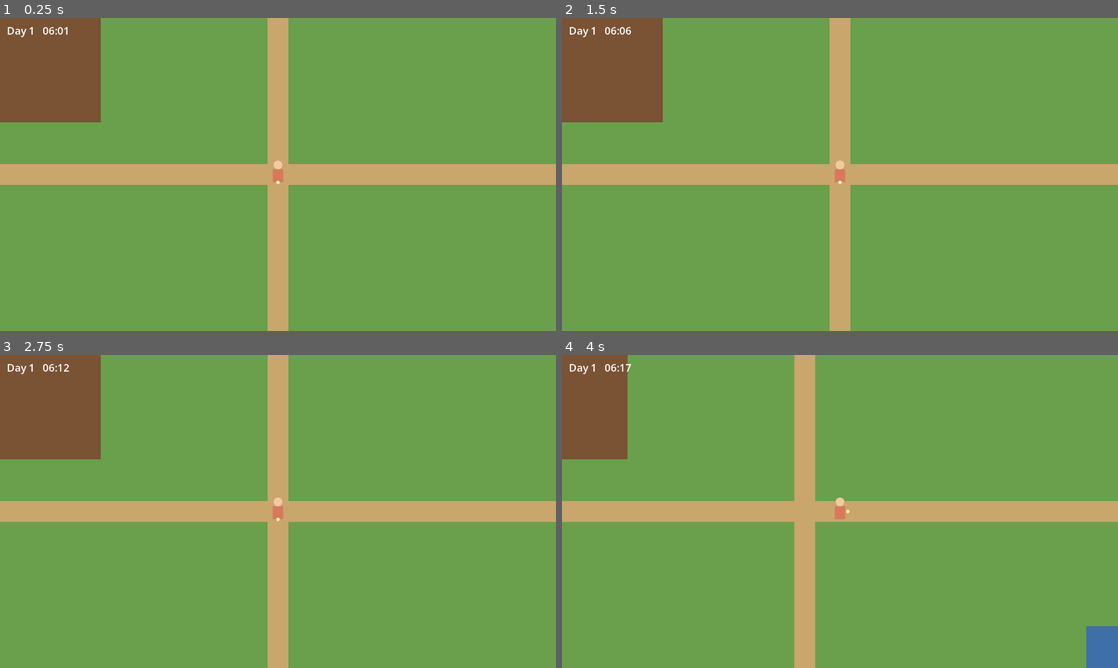
Above: before the commit, frames 1-4 (two rows, left to right).
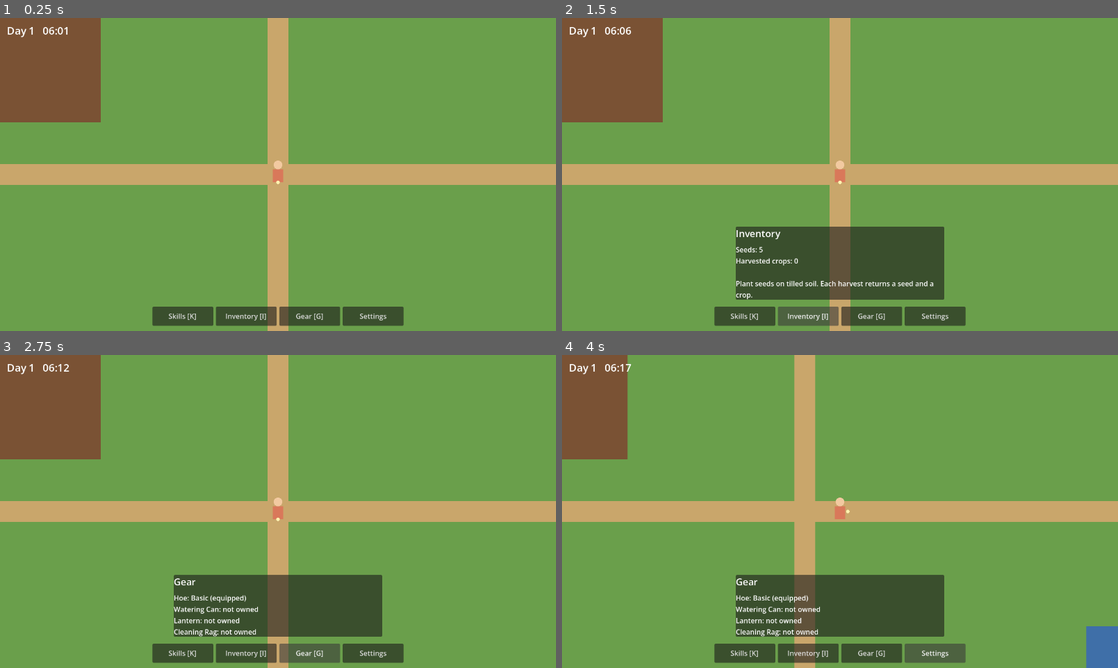
Above: after the commit, the same moments.

Repository: joshj1108/CrowCreekHollow
Game: Godot game, scene res://scenes/main.tscn
Two runs of this game, one before a commit and one after it. Both use one fixed random seed, a clock stepped at 60 frames per second and the inputs below.
Inputs (mouse positions are in pixels of both pictures, inside the frame that each line leads up to):
- Up to frame 1 (0.25 s): no input
- Up to frame 2 (1.5 s): click (745, 315) at 0.5 s, where only the run after the commit has a clickable "Skills [K]"; click (806, 315) at 1.25 s, where only the run after the commit has a clickable "Inventory [I]"
- Up to frame 3 (2.75 s): click (311, 652) at 2 s, where only the run after the commit has a clickable "Gear [G]"
- Up to frame 4 (4 s): click (934, 652) at 2.75 s, where only the run after the commit has a clickable "Settings"; tap Enter at 3.5 s; hold D (move_right) from 3.53 s (still down); tap Space (use) at 3.6 s; tap G (gear, bound only after the commit) at 3.8 s

The runs differ from the first frame. In frame 1, 2.7% of the frame differs, in the area x 27-73%, y 92-99%; in frame 2, 11%, in the area x 27-73%, y 66-99%; in frame 3, 10%; in frame 4, 10%.

Commit message:
Add RuneScape-style action bar with skills, inventory, gear, settings
- ActionBar CanvasLayer: tab buttons along the bottom, panel opens above
- Skills panel shows Farming level and XP progress, plus locked future skills
- Inventory tracks seeds and harvested crops; planting consumes a seed
- Gear and Settings panels (placeholder content for now)
- Keys: K skills, I inventory, G gear, Esc closes; farming pauses while open
- Update DESIGN.md with controls and milestone progress

Co-Authored-By: Claude Haiku 5.5 <noreply@anthropic.com>
Claude-Session: https://claude.ai/code/session_016EvHBYyFANDWxunM27u84C

Diff:
--- /dev/null
+++ b/scripts/action_bar.gd
@@ -0,0 +1,86 @@
+class_name ActionBar
+extends CanvasLayer
+
+## Classic RuneScape-style action bar: a row of tab buttons along the bottom
+## and a panel that opens above it. main.gd decides what each panel shows.
+
+signal tab_pressed(tab_name: String)
+
+const TAB_LABELS := {
+	"Skills": "Skills [K]",
+	"Inventory": "Inventory [I]",
+	"Gear": "Gear [G]",
+	"Settings": "Settings",
+}
+
+var panel: PanelContainer
+var title_label: Label
+var body_label: Label
+var xp_bar: ProgressBar
+
+
+func _ready() -> void:
+	# Full-screen root ignores mouse so clicks outside the bar still reach the game.
+	var root := Control.new()
+	root.set_anchors_preset(Control.PRESET_FULL_RECT)
+	root.mouse_filter = Control.MOUSE_FILTER_IGNORE
+	add_child(root)
+
+	var bar := HBoxContainer.new()
+	bar.add_theme_constant_override("separation", 6)
+	_place_bottom_center(bar, -12)
+	root.add_child(bar)
+	for tab in TAB_LABELS:
+		var button := Button.new()
+		button.text = TAB_LABELS[tab]
+		button.custom_minimum_size = Vector2(140, 44)
+		button.focus_mode = Control.FOCUS_NONE  # keeps Space/Enter for farming
+		button.pressed.connect(_on_tab_pressed.bind(tab))
+		bar.add_child(button)
+
+	panel = PanelContainer.new()
+	panel.visible = false
+	_place_bottom_center(panel, -72)
+	root.add_child(panel)
+
+	var box := VBoxContainer.new()
+	box.custom_minimum_size = Vector2(480, 0)
+	box.add_theme_constant_override("separation", 10)
+	panel.add_child(box)
+
+	title_label = Label.new()
+	title_label.add_theme_font_size_override("font_size", 22)
+	box.add_child(title_label)
+
+	body_label = Label.new()
+	body_label.autowrap_mode = TextServer.AUTOWRAP_WORD_SMART
+	box.add_child(body_label)
+
+	xp_bar = ProgressBar.new()
+	xp_bar.show_percentage = false
+	xp_bar.custom_minimum_size = Vector2(0, 16)
+	box.add_child(xp_bar)
+
+
+func show_panel(title: String, body: String, xp_progress: float = -1.0) -> void:
+	panel.visible = true
+	title_label.text = title
+	body_label.text = body
+	# A value below zero hides the XP bar (used by tabs that aren't Skills).
+	xp_bar.visible = xp_progress >= 0.0
+	xp_bar.value = clampf(xp_progress, 0.0, 1.0) * 100.0
+
+
+func hide_panel() -> void:
+	panel.visible = false
+
+
+func _on_tab_pressed(tab: String) -> void:
+	tab_pressed.emit(tab)
+
+
+func _place_bottom_center(ctrl: Control, bottom_offset: float) -> void:
+	ctrl.set_anchors_preset(Control.PRESET_CENTER_BOTTOM)
+	ctrl.grow_horizontal = Control.GROW_DIRECTION_BOTH
+	ctrl.grow_vertical = Control.GROW_DIRECTION_BEGIN
+	ctrl.offset_bottom = bottom_offset
--- a/scripts/main.gd
+++ b/scripts/main.gd
@@ -1,7 +1,7 @@
 extends Node2D
 
-## Milestone 1: farm map, player, planting/harvest, Farming XP,
-## day/night clock, a first night event, and HUD.
+## Farm, player, planting/harvest, Farming XP, inventory, gear, settings,
+## the RuneScape-style action bar, day/night clock, and a first night event.
 ## Placeholder art is drawn in code; no external assets yet.
 
 const TILE_SIZE := 16
@@ -26,7 +26,15 @@
 const MAX_STAGE := 3        # 0 = seed, 3 = ready to harvest
 const FARM_XP_PER_PLANT := 5
 const FARM_XP_PER_HARVEST := 25
+const STARTING_SEEDS := 5
 const MESSAGE_SECONDS := 3.0
+
+const GEAR_LINES := [
+	"Hoe: Basic (equipped)",
+	"Watering Can: not owned",
+	"Lantern: not owned",
+	"Cleaning Rag: not owned",
+]
 
 enum Tile { TREE, GRASS, SOIL, PATH, WATER }
 
@@ -53,14 +61,15 @@
 var clock := 0.0
 var day := 1
 var farm_xp := 0
+var inventory := {"seeds": STARTING_SEEDS, "crops": 0}
+var open_tab := ""          # "" when the action bar panel is closed
 var event_fired_day := 0    # the day the night event last happened
 var shadow_tile := Vector2i.ZERO
 var message_timer := 0.0
-var skills_open := false
-
+
+var action_bar: ActionBar
 var canvas_modulate: CanvasModulate
 var hud_label: Label
-var skills_label: Label
 var message_label: Label
 var player    # Node2D with player.gd attached
 
@@ -70,6 +79,7 @@
 	_build_map()
 	_build_world()
 	_build_hud()
+	_build_action_bar()
 	_update_shadow_tile()
 
 
@@ -93,11 +103,14 @@
 	var m := int(fmod(hour, 1.0) * 60.0)
 	hud_label.text = "Day %d   %02d:%02d" % [day, h, m]
 
-	if Input.is_action_just_pressed("use"):
+	_handle_panel_keys()
+
+	# Farming is paused while a panel is open, so reading doesn't plant seeds.
+	if Input.is_action_just_pressed("use") and open_tab == "":
 		_interact()
-	if Input.is_action_just_pressed("skills"):
-		skills_open = not skills_open
-		_refresh_skills()
+
+	if open_tab != "":
+		_refresh_panel()
 
 	if message_timer > 0.0:
 		message_timer -= delta
@@ -131,6 +144,8 @@
 	_ensure_action("move_right", [KEY_D, KEY_RIGHT])
 	_ensure_action("use", [KEY_SPACE, KEY_ENTER])
 	_ensure_action("skills", [KEY_K])
+	_ensure_action("inventory", [KEY_I])
+	_ensure_action("gear", [KEY_G])
 
 
 func _ensure_action(action: String, keys: Array) -> void:
@@ -193,8 +208,13 @@
 	add_child(layer)
 
 	hud_label = _make_label(layer, Vector2(16, 12), 24)
-	skills_label = _make_label(layer, Vector2(16, 60), 20)
-	message_label = _make_label(layer, Vector2(16, 660), 20)
+	message_label = _make_label(layer, Vector2(16, 100), 20)
+
+
+func _build_action_bar() -> void:
+	action_bar = ActionBar.new()
+	add_child(action_bar)
+	action_bar.tab_pressed.connect(_toggle_tab)
 
 
 func _make_label(parent: Node, pos: Vector2, font_size: int) -> Label:
@@ -205,6 +225,58 @@
 	return label
 
 
+func _handle_panel_keys() -> void:
+	if Input.is_action_just_pressed("skills"):
+		_toggle_tab("Skills")
+	if Input.is_action_just_pressed("inventory"):
+		_toggle_tab("Inventory")
+	if Input.is_action_just_pressed("gear"):
+		_toggle_tab("Gear")
+	if Input.is_action_just_pressed("ui_cancel") and open_tab != "":
+		_close_panel()
+
+
+func _toggle_tab(tab: String) -> void:
+	if open_tab == tab:
+		_close_panel()
+	else:
+		open_tab = tab
+		_refresh_panel()
+
+
+func _close_panel() -> void:
+	open_tab = ""
+	action_bar.hide_panel()
+
+
+func _refresh_panel() -> void:
+	match open_tab:
+		"Skills":
+			var level := _farm_level()
+			var progress := float(farm_xp % 100) / 100.0
+			var body := "Farming: Level %d  (%d XP)\n\nCarpentry: locked\nForaging: locked\nCleaning: locked" % [level, farm_xp]
+			action_bar.show_panel("Skills", body, progress)
+		"Inventory":
+			var body := "Seeds: %d\nHarvested crops: %d\n\nPlant seeds on tilled soil. Each harvest returns a seed and a crop." % [inventory.seeds, inventory.crops]
+			action_bar.show_panel("Inventory", body)
+		"Gear":
+			action_bar.show_panel("Gear", "\n".join(GEAR_LINES))
+		"Settings":
+			var controls := "\n".join([
+				"Move: WASD or arrow keys",
+				"Use, plant, or harvest: Space or Enter",
+				"Skills: K    Inventory: I    Gear: G",
+				"Close panel: Esc",
+				"",
+				"Sound and display options are coming later.",
+			])
+			action_bar.show_panel("Settings", controls)
+
+
+func _farm_level() -> int:
+	return 1 + farm_xp / 100
+
+
 func _interact() -> void:
 	var tile := _tile_in_front()
 	if not _in_bounds(tile) or map[tile.y][tile.x] != Tile.SOIL:
@@ -213,17 +285,21 @@
 	if crops.has(tile):
 		if crops[tile] >= MAX_STAGE:
 			crops.erase(tile)
+			inventory.crops += 1
+			inventory.seeds += 1
 			farm_xp += FARM_XP_PER_HARVEST
-			_show_message("Harvested. +%d Farming XP" % FARM_XP_PER_HARVEST)
+			_show_message("Harvested a crop and kept a seed. +%d Farming XP" % FARM_XP_PER_HARVEST)
 		else:
 			_show_message("It isn't ready yet.")
-	else:
+	elif inventory.seeds > 0:
+		inventory.seeds -= 1
 		crops[tile] = 0
 		farm_xp += FARM_XP_PER_PLANT
 		_show_message("Planted a seed. +%d Farming XP" % FARM_XP_PER_PLANT)
+	else:
+		_show_message("You have no seeds. Harvest a crop to get more.")
 
 	queue_redraw()
-	_refresh_skills()
 
 
 func _tile_in_front() -> Vector2i:
@@ -253,14 +329,6 @@
 	shadow_tile = Vector2i(x, BORDER_Y + INNER_H / 2 - 4)
 
 
-func _refresh_skills() -> void:
-	if not skills_open:
-		skills_label.text = ""
-		return
-	var level := 1 + farm_xp / 100
-	skills_label.text = "Skills\nFarming  Lv %d  (%d XP)" % [level, farm_xp]
-
-
 func _show_message(text: String) -> void:
 	message_label.text = text
 	message_timer = MESSAGE_SECONDS
Not shown, changed: DESIGN.md
